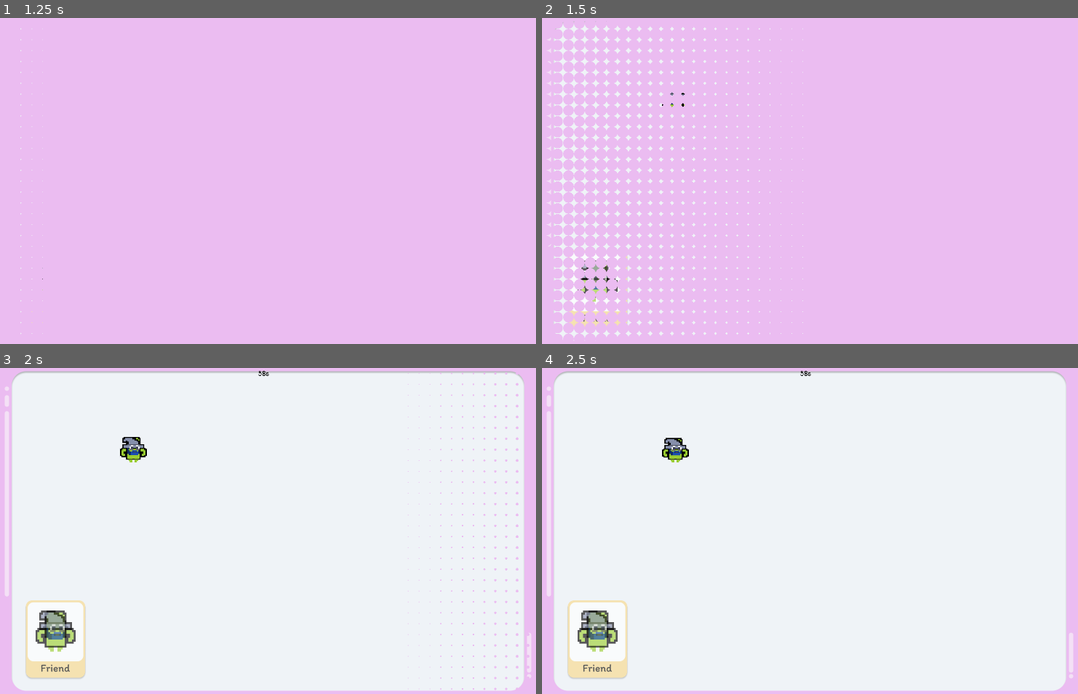
Above: before the commit, frames 1-4 (two rows, left to right).
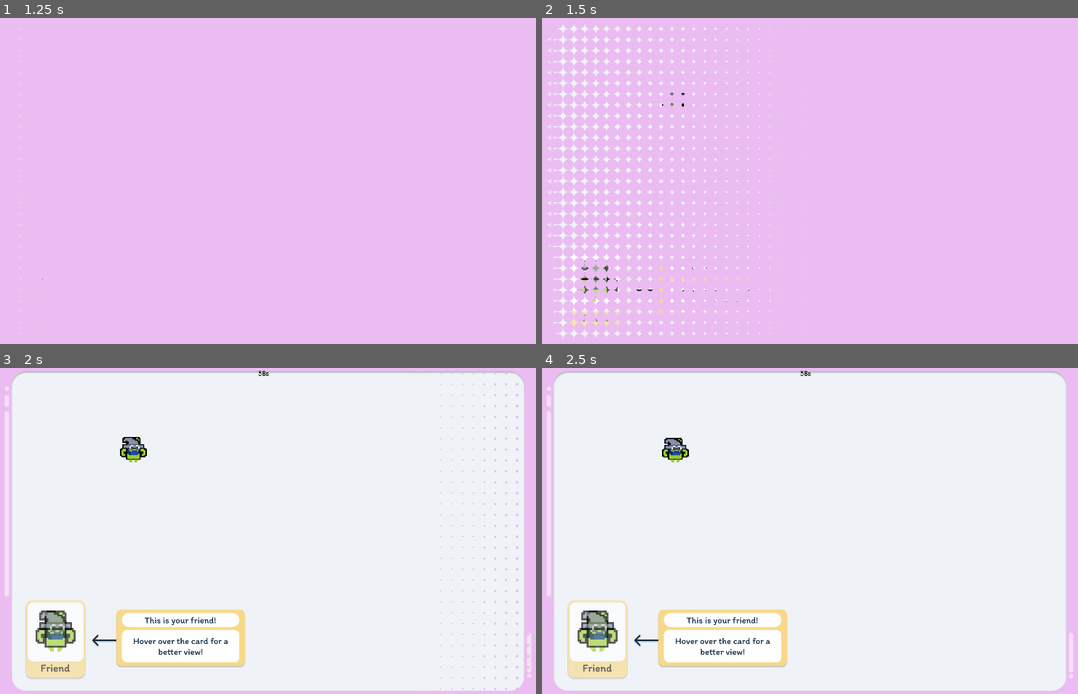
Above: after the commit, the same moments.

Repository: brettkolodny/find-your-friend
Game: Godot game, scene res://Scenes/TitleScreen/TitleScreen.tscn
Same seed, same stepped clock (60 frames per second), same inputs: the game is played once before the commit and once after it.
Inputs (mouse positions are in pixels of both pictures, inside the frame that each line leads up to):
- Up to frame 1 (1.25 s): click (273, 197) at 0.5 s
- Up to frame 2 (1.5 s): tap Enter at 1.25 s; move the mouse to (595, 288) at 1.27 s
- Up to frame 3 (2 s): no input
- Up to frame 4 (2.5 s): move the mouse to (568, 517) at 2.02 s

Frame 1 is identical in both runs. In frame 2, less than 0.1% of the frame differs, in the area x 17-45%, y 76-91%; in frame 3, 1.6%, in the area x 17-46%, y 73-92%; in frame 4, 1.6%.

Commit message:
Fix scale stuff

Diff:
--- a/Scenes/Level/Level.tscn
+++ b/Scenes/Level/Level.tscn
@@ -16,7 +16,6 @@
 font_data = ExtResource( 4 )
 
 [node name="Level" type="Node2D"]
-position = Vector2( 960, 540 )
 script = ExtResource( 1 )
 
 [node name="Camera2D" type="Camera2D" parent="."]
@@ -50,11 +49,10 @@
 anchor_top = 0.5
 anchor_right = 0.5
 anchor_bottom = 0.5
-margin_left = -1056.0
-margin_top = -591.0
-margin_right = 864.0
-margin_bottom = 489.0
-rect_scale = Vector2( 1.1, 1.1 )
+margin_left = -976.0
+margin_top = -636.0
+margin_right = 970.0
+margin_bottom = 628.0
 texture = ExtResource( 5 )
 expand = true
 __meta__ = {
--- a/Scenes/Tutorial/Tutorial.tscn
+++ b/Scenes/Tutorial/Tutorial.tscn
@@ -9,12 +9,13 @@
 [ext_resource path="res://Assets/JazzInterlude.wav" type="AudioStream" id=7]
 
 [sub_resource type="RectangleShape2D" id=1]
-extents = Vector2( 44, 56 )
+extents = Vector2( 99.5, 128 )
 
 [node name="Tutorial" type="Node2D"]
 script = ExtResource( 3 )
 
 [node name="Level" parent="." instance=ExtResource( 1 )]
+position = Vector2( 0, 0 )
 randomly_spawn = false
 is_tutorial = true
 
@@ -26,17 +27,17 @@
 position = Vector2( 156, 494 )
 
 [node name="CollisionShape2D" type="CollisionShape2D" parent="Level/FriendPreviewTutorial"]
-position = Vector2( 0, 2 )
+position = Vector2( 104.5, 402 )
 shape = SubResource( 1 )
 
 [node name="FindFriendTutorial" type="CanvasLayer" parent="Level"]
 
 [node name="FindFriendTutorialInstructions" type="TextureRect" parent="Level/FindFriendTutorial"]
 visible = false
-margin_left = 720.0
-margin_top = 16.0
-margin_right = 1008.0
-margin_bottom = 160.0
+margin_left = 1424.0
+margin_top = 24.0
+margin_right = 1888.0
+margin_bottom = 256.0
 texture = ExtResource( 6 )
 expand = true
 __meta__ = {
@@ -57,10 +58,10 @@
 anchor_top = 0.5
 anchor_right = 0.5
 anchor_bottom = 0.5
-margin_left = -150.0
-margin_top = -57.0
-margin_right = 150.0
-margin_bottom = 57.0
+margin_left = 20.0
+margin_top = 311.0
+margin_right = 531.0
+margin_bottom = 505.0
 texture = ExtResource( 4 )
 expand = true
 __meta__ = {
@@ -76,10 +77,10 @@
 }
 
 [node name="TextureRect" type="TextureRect" parent="ZoomTutorial"]
-margin_left = 640.0
-margin_top = 432.0
-margin_right = 920.0
-margin_bottom = 552.0
+margin_left = 1280.0
+margin_top = 800.0
+margin_right = 1728.0
+margin_bottom = 992.0
 texture = ExtResource( 5 )
 expand = true
 __meta__ = {
--- a/project.godot
+++ b/project.godot
@@ -39,7 +39,6 @@
 
 window/size/width=1920
 window/size/height=1080
-window/size/resizable=false
 mouse_cursor/custom_image="res://Assets/pointer.png"
 
 [global]
